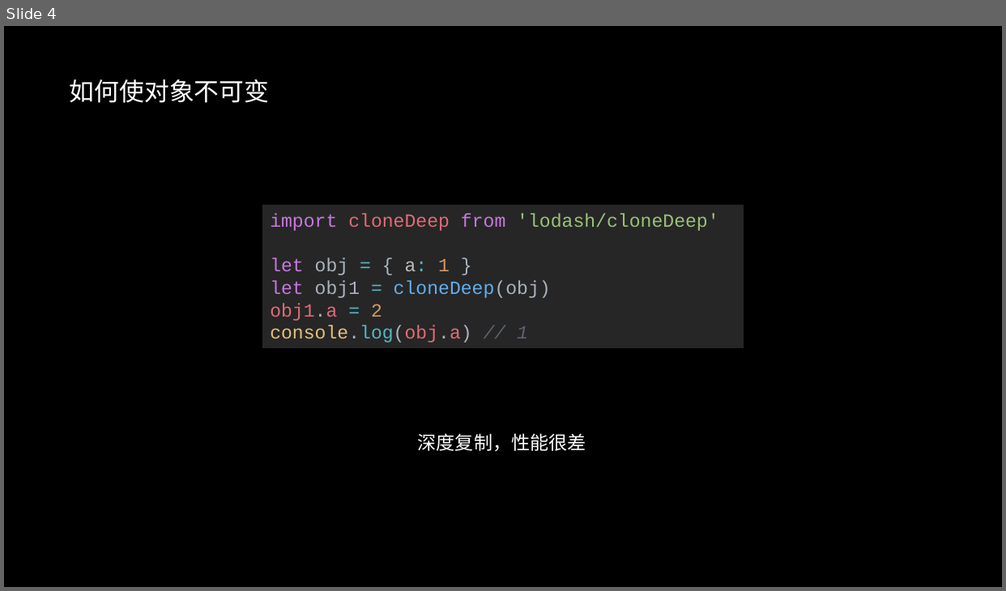
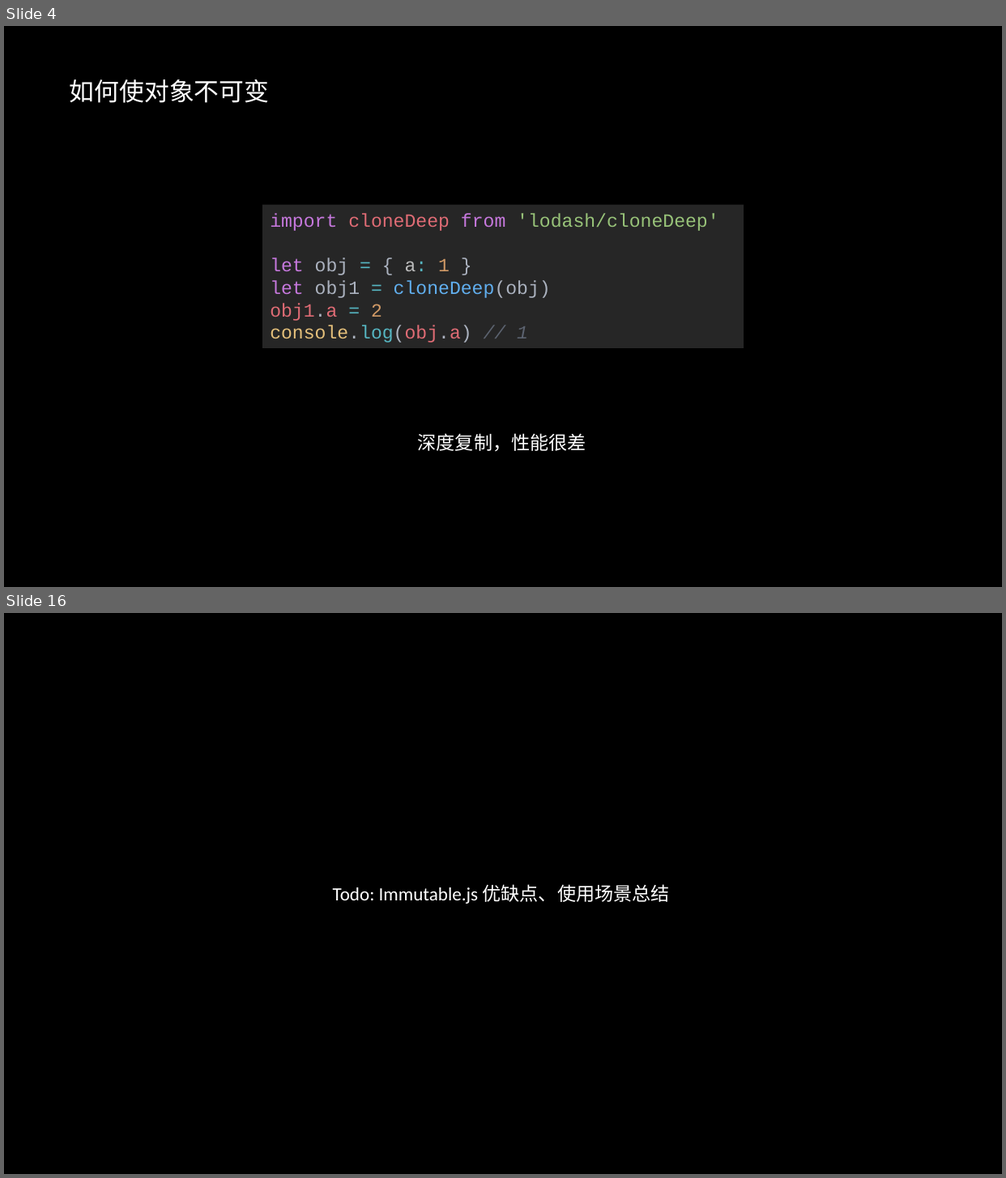
Before and after one commit to xfields/immutable-tutorial, a slide deck: docs/immutablejs_谢飞.pptx. Shown one above the other, each under a label of ours: slide 4 before the commit, slides 4 and 16 after it; the slides between them are not shown. The pictures are 1006x591 and 1006x1178 pixels, drawn with LibreOffice and Linux fonts; fonts in the diff are those of the drawing. Boxes give left, top, right and bottom in pixels: in the first picture for what was removed or moved away, otherwise in the second. Text is boxed around its words. In the diff, an @@ line names an element or a change of style, - is before the commit and + after.

```diff
--- a/docs/immutablejs_谢飞.pptx
+++ b/docs/immutablejs_谢飞.pptx
@@ slide 16 added at bbox=[4, 613, 1002, 1174], background #000000 @@
@@ text added at bbox=[333, 884, 670, 904], 18 pt, text #FFFFFF @@
+Todo: Immutable.js 优缺点、使用场景总结
```
Also in this commit, not shown: 3 slides changed, 11 other slides added, 1 slide removed, 6 other files.
